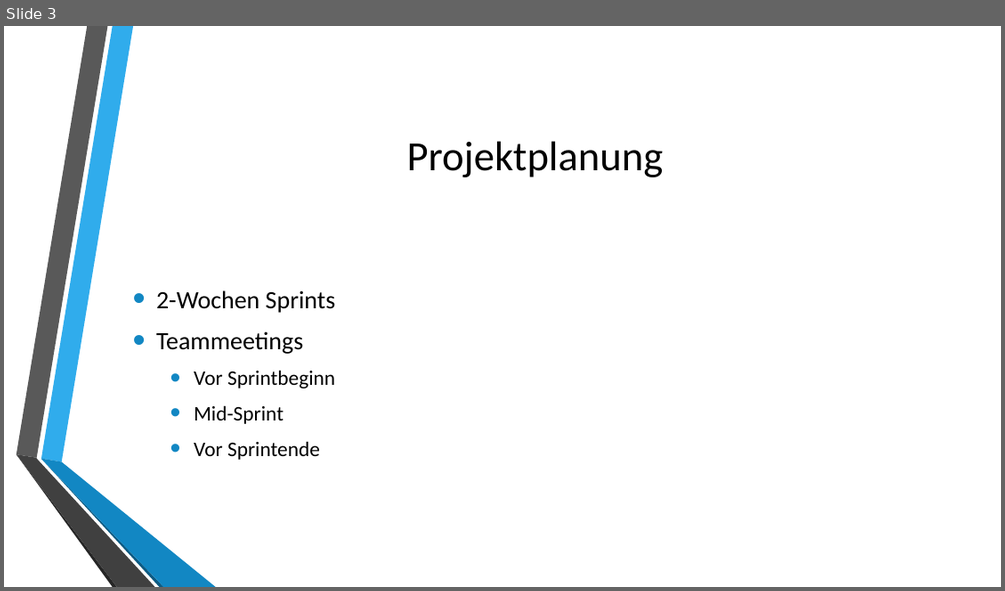
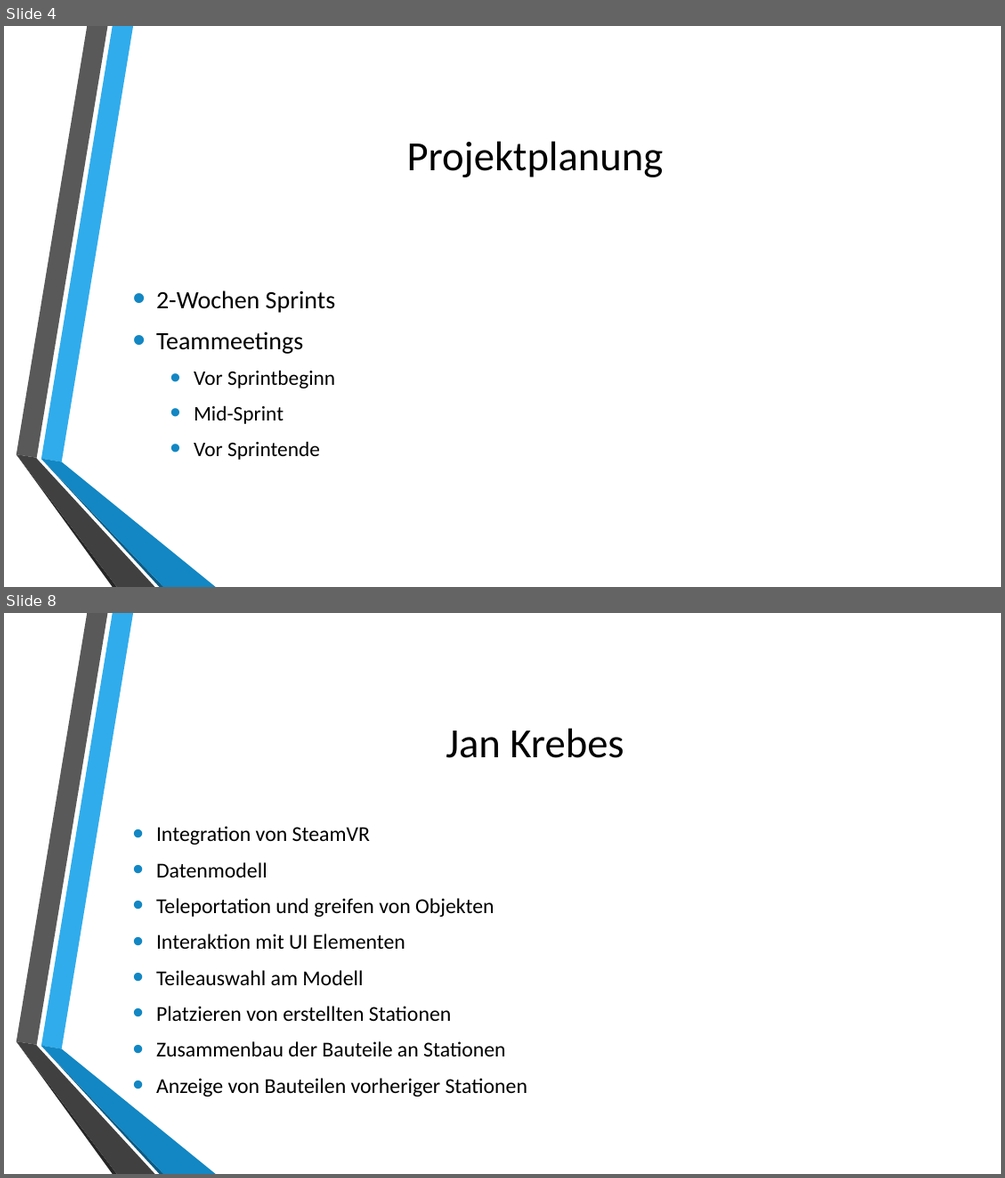
Before and after one commit to sascha202295/unityunit, a slide deck: Präsentation/Präsentation_UnityUnit.pptx. Shown one above the other, each under a label of ours: slide 3 before the commit, slides 4 and 8 after it; the slides between them are not shown. The pictures are 1005x591 and 1005x1178 pixels, drawn with LibreOffice and Linux fonts; fonts in the diff are those of the drawing; background and template pictures are left out. Boxes give left, top, right and bottom in pixels: in the first picture for what was removed or moved away, otherwise in the second. Text is boxed around its words. In the diff, an @@ line names an element or a change of style, - is before the commit and + after.

```diff
--- a/Präsentation/Präsentation_UnityUnit.pptx
+++ b/Präsentation/Präsentation_UnityUnit.pptx
@@ slide 8 added at (x1=4, y1=613, x2=1001, y2=1174), background picture (left out); not listed: 6 template elements that a slide beside it also shows @@
@@ title added at (x1=445, y1=728, x2=623, y2=758), 40 pt, text #000000 @@
+Jan Krebes
@@ text added at (x1=156, y1=826, x2=527, y2=1096), 20.4 pt, text #000000 @@
+• Integration von SteamVR
+• Datenmodell
+• Teleportation und greifen von Objekten
+• Interaktion mit UI Elementen
+• Teileauswahl am Modell
+• Platzieren von erstellten Stationen
+• Zusammenbau der Bauteile an Stationen
+• Anzeige von Bauteilen vorheriger Stationen
@@ what was slide 3 is now slide 4 @@
```
Also in this commit, not shown: 3 slides changed, 7 other slides added, 1 slide removed.
